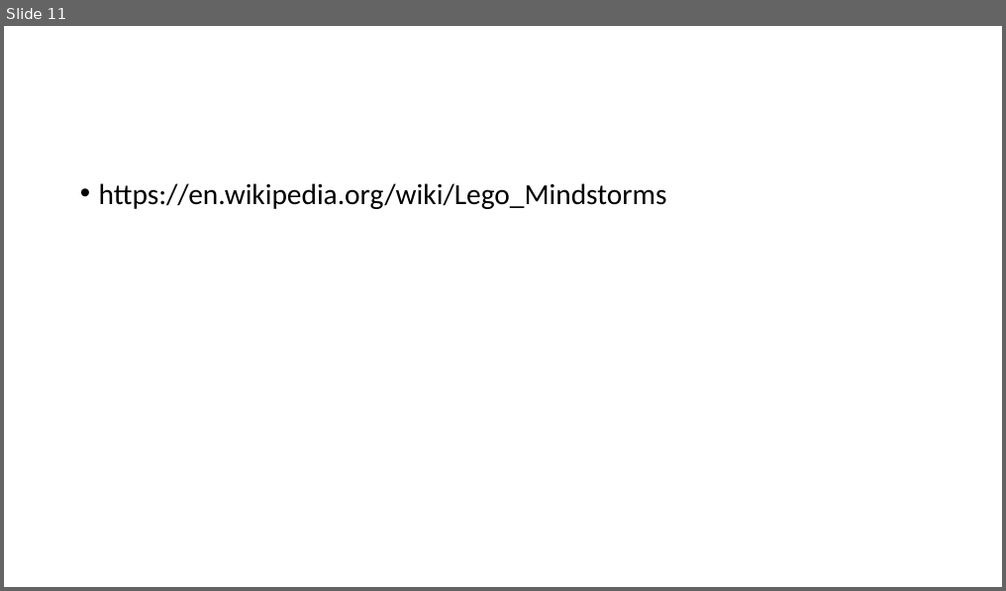
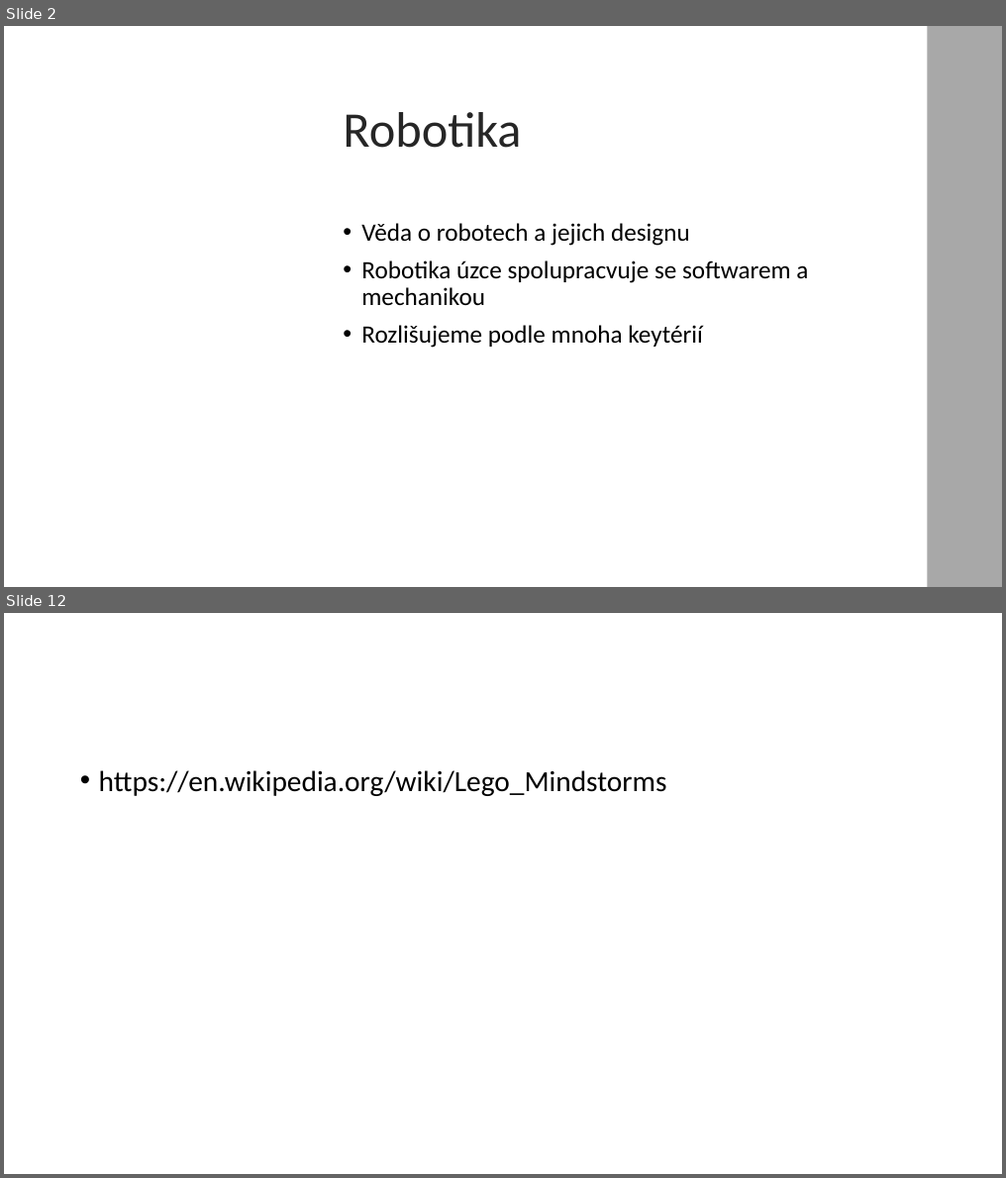
Before and after one commit to G4RG4M3L/pokus, a slide deck: Jost.pptx. Shown one above the other, each under a label of ours: slide 11 before the commit, slides 2 and 12 after it; the slides between them are not shown. The pictures are 1006x591 and 1006x1178 pixels, drawn with LibreOffice and Linux fonts; fonts in the diff are those of the drawing; background and template pictures are left out. Boxes give left, top, right and bottom in pixels: in the first picture for what was removed or moved away, otherwise in the second. Text is boxed around its words. In the diff, an @@ line names an element or a change of style, - is before the commit and + after.

```diff
--- a/Jost.pptx
+++ b/Jost.pptx
@@ slide 2 added at (4, 26, 1002, 587), background picture (left out) @@
@@ rectangle added at (295, 26, 927, 587), fill #FFFFFF at 88% opacity @@
@@ rectangle added at (927, 26, 1002, 587), fill #262626 at 40% opacity @@
@@ title added at (343, 112, 521, 148), 48 pt, text #262626 @@
+Robotika
@@ text added at (361, 223, 808, 348), 24 pt, text #000000 @@
+• Věda o robotech a jejich designu
+• Robotika úzce spolupracvuje se softwarem a mechanikou
+• Rozlišujeme podle mnoha keytérií
@@ what was slide 11 is now slide 12 @@
```
Also in this commit, not shown: 1 slide changed, 4 other slides added, 4 slides removed.
